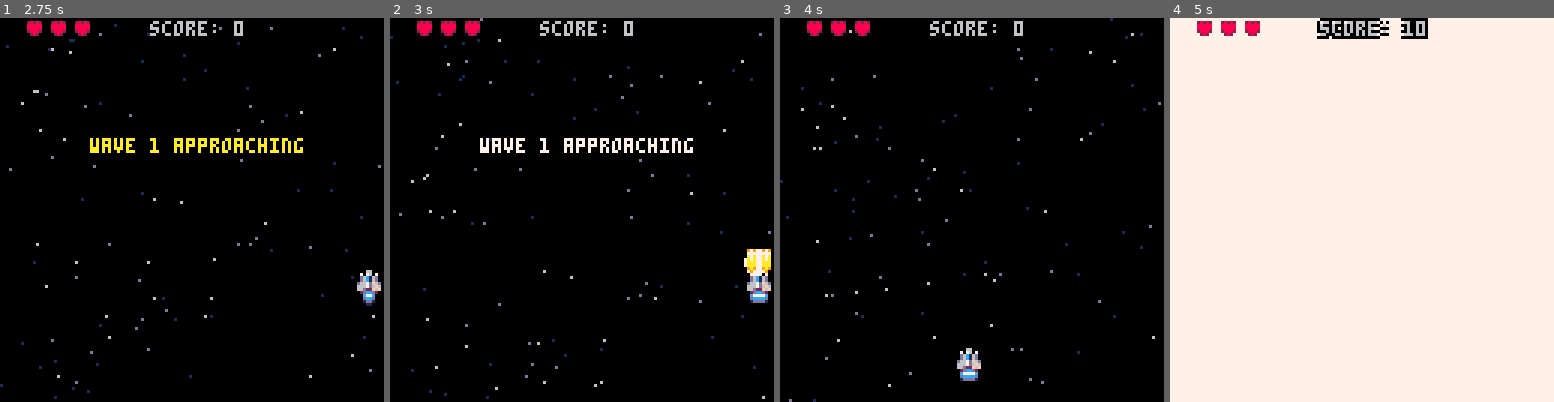
Above: before the commit, frames 1-4 (left to right).
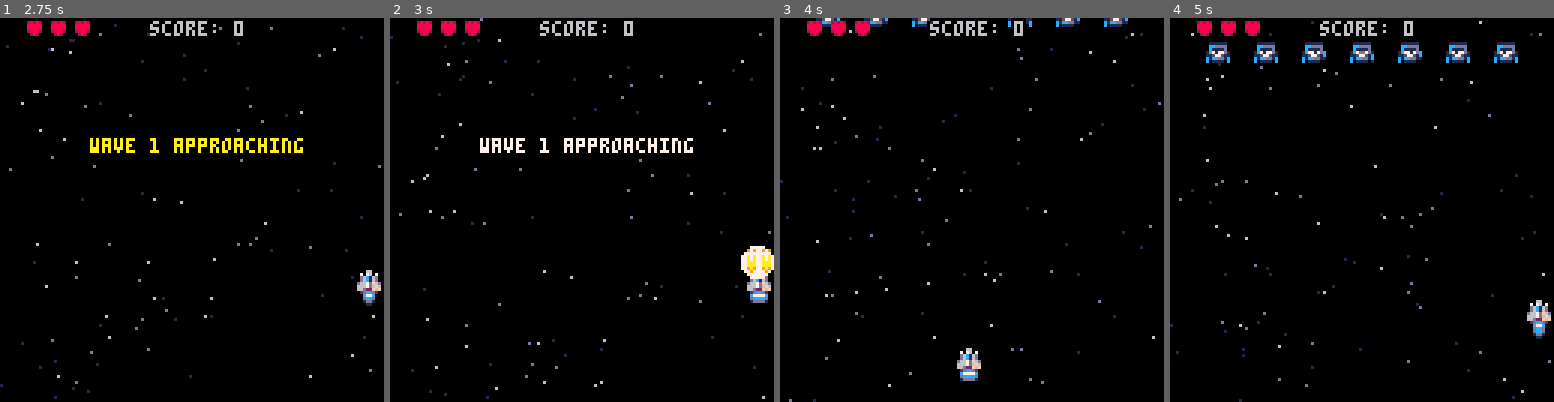
Above: after the commit, the same moments.

Repository: jimmac/pico-shed
Game: PICO-8 cartridge shmup.p8
The game is run twice, just before and just after one commit, with the same random seed, the same clock (stepped at 60 frames per second) and the same inputs.
Inputs:
- Up to frame 1 (2.75 s): tap X (X key) at 0.33, 1.07, 1.85 s; tap O (Z key) at 0.7, 1.7, 2.1, 2.5 s; hold Right 1.6-2.1 s; hold Up 2.15-2.42 s; hold Right from 2.47 s (still down)
- Up to frame 2 (3 s): keep holding Right; tap O (Z key) at 2.9 s; tap X (X key) at 2.97 s
- Up to frame 3 (4 s): release Right at 3.03 s; hold Left 3.08-3.58 s; tap O (Z key) at 3.3, 3.7 s; hold Down 3.63-3.97 s
- Up to frame 4 (5 s): hold Right 4.02-4.68 s; tap X (X key) at 4.08 s; tap O (Z key) at 4.1, 4.5, 4.9 s; hold Up from 4.73 s (still down)

Frame 1 is identical in both runs. In frame 2, 0.2% of the frame differs, in the area x 91-100%, y 59-68%; in frame 3, 0.6%; in frame 4, 98%, in the area x 0-100%, y 0-100%.

Commit message:
much improved enemies
- sprites are where it's at

Diff:
--- a/shmup.p8
+++ b/shmup.p8
@@ -86,11 +86,11 @@
 
 	--enemy waves
 	enwaves={}
-	enwaves[1]={rows=2,hp=1}
-	enwaves[2]={rows=3,hp=1}
-	enwaves[3]={rows=4,hp=2}
-	enwaves[4]={rows=4,hp=2}
-	enwaves[5]={rows=5,hp=3}
+	enwaves[1]={rows=3,hp=2}
+	enwaves[2]={rows=4,hp=3}
+	enwaves[3]={rows=4,hp=4}
+	enwaves[4]={rows=4,hp=5}
+	enwaves[5]={rows=5,hp=6}
 end
 -->8
 --tools
@@ -358,8 +358,8 @@
 			newbl.y=pl.y-3
 			newbl.spr=16+flr(rnd(2))
 			add(bl,newbl)
-			firet=6 --frames between shots
-			flash=5 --size of the muzzleflash resets
+			firet=4 --frames between shots
+			flash=6 --size of the muzzleflash resets
   else
   	firet-=1
 		end
@@ -622,7 +622,7 @@
 			myen.spx=0
 			local esprs={20,24,36,40,52}
 			myen.sprbase=esprs[wave]
-			myen.spr=myen.sprbase
+			myen.spr=myen.sprbase+rnd(4)
 			myen.hp=hp
 			myen.flash=0
 			add(en,myen)
Not shown, changed: 24 lines of the sprite sheet (__gfx__) section of shmup.p8
Not shown, changed: the sound effects (__sfx__) section of shmup.p8
